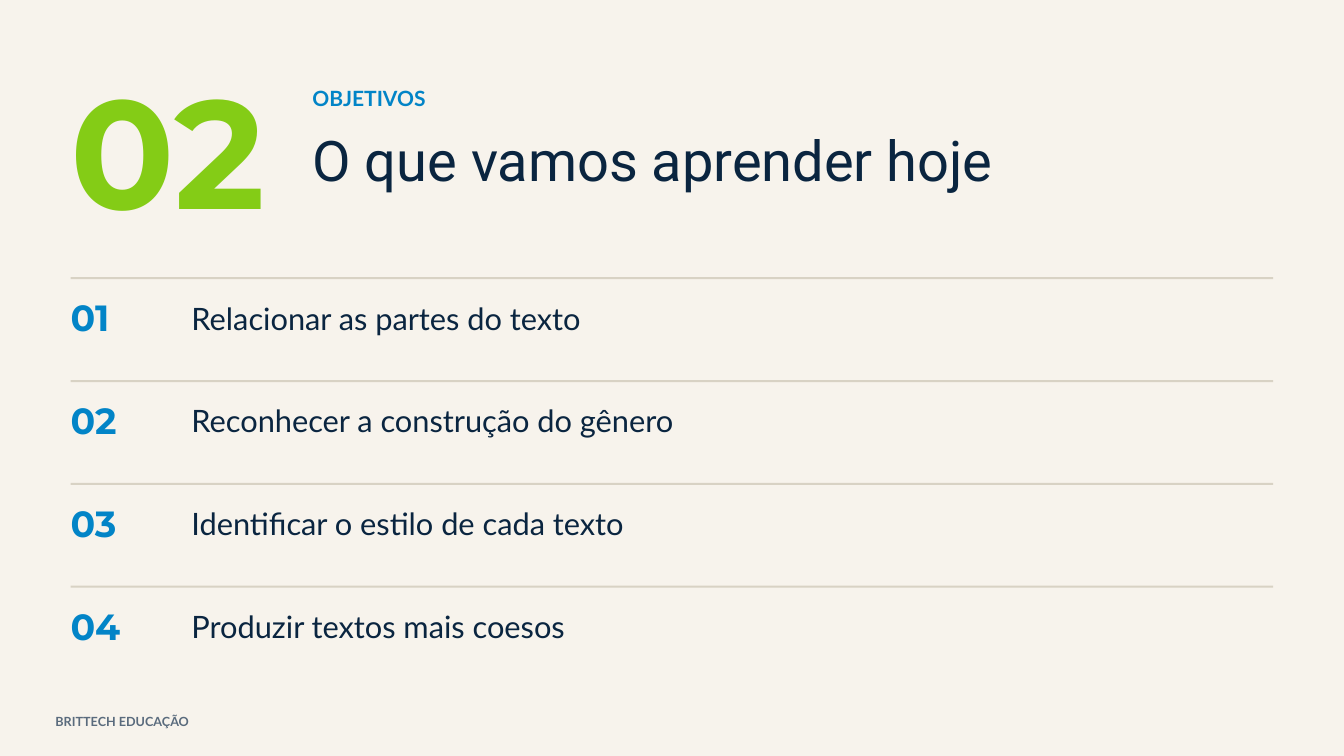
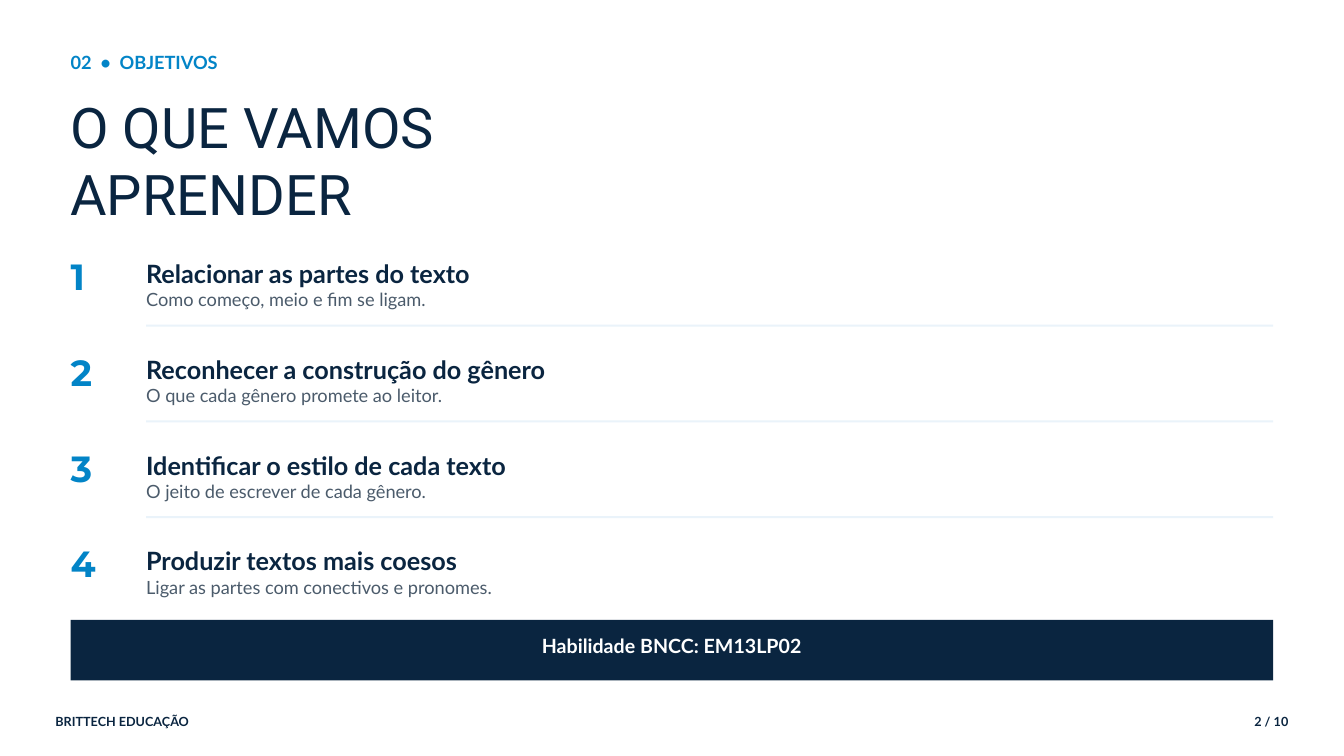
Before and after one commit to thiagollipe-web/brittech-educacao-aulas, a slide deck: slide 2 of ensino-medio/lingua-portuguesa-1serie-partes-do-texto.pptx. Drawn at 1344x756 pixels with LibreOffice and Linux fonts; fonts in the diff are those of the drawing. Boxes give left, top, right and bottom in pixels: in the first picture for what was removed or moved away, otherwise in the second. Text is boxed around its words. In the diff, an @@ line names an element or a change of style, - is before the commit and + after.

Commit message:
Biblioteca: PPTs v2 corrigidos — Ensino Médio parte 2 (16 aulas)

```diff
--- a/ensino-medio/lingua-portuguesa-1serie-partes-do-texto.pptx
+++ b/ensino-medio/lingua-portuguesa-1serie-partes-do-texto.pptx
@@ rectangle removed at bbox=[0, 0, 1344, 756] @@
@@ text at bbox=[71, 55, 218, 69]: text changed; size 110 to 13 pt; font Montserrat to Lato; text colour #84CC16 to #0284C7 @@
-02
+02 • OBJETIVOS
@@ text at bbox=[71, 107, 434, 215]: text changed @@
-O que vamos aprender hoje
+O QUE VAMOS
+APRENDER
@@ text removed at bbox=[312, 90, 425, 106] @@
-OBJETIVOS
@@ text at bbox=[71, 264, 85, 290]: text changed @@
-01
+1
@@ text at bbox=[146, 264, 469, 288]: size 22 to 18 pt, bold on in "Relacionar as partes do texto"; line spacing 1 to 1.05; less space between paragraphs @@
@@ text "Relacionar as partes do texto": place and size @@
-text "Relacionar as partes do texto" at bbox=[191, 307, 581, 336]
+text "Relacionar as partes do texto" at bbox=[146, 264, 469, 310]
@@ rectangle removed at bbox=[71, 277, 1273, 279] @@
@@ text at bbox=[146, 292, 425, 310]: paragraph added @@
+Como começo, meio e fim se ligam.
@@ rectangle: place and size @@
-rectangle at bbox=[71, 380, 1273, 382]
+rectangle at bbox=[146, 325, 1273, 327]
@@ text "Reconhecer a construção do gênero": place and size @@
-text "Reconhecer a construção do gênero" at bbox=[191, 409, 673, 438]
+text "Reconhecer a construção do gênero" at bbox=[146, 360, 545, 406]
@@ text at bbox=[71, 360, 92, 386]: text changed @@
-02
+2
@@ text at bbox=[146, 388, 442, 406]: paragraph added @@
+O que cada gênero promete ao leitor.
@@ text at bbox=[146, 360, 545, 384]: size 22 to 18 pt, bold on in "Reconhecer a construção do gênero"; line spacing 1 to 1.05; less space between paragraphs @@
@@ text "Identificar o estilo de cada ...": place and size @@
-text "Identificar o estilo de cada ..." at bbox=[191, 512, 624, 536]
+text "Identificar o estilo de cada ..." at bbox=[146, 456, 505, 502]
@@ rectangle: place and size @@
-rectangle at bbox=[71, 483, 1273, 485]
+rectangle at bbox=[146, 420, 1273, 422]
@@ text at bbox=[71, 456, 93, 483]: text changed @@
-03
+3
@@ text at bbox=[146, 456, 505, 476]: size 22 to 18 pt, bold on in "Identificar o estilo de cada texto"; line spacing 1 to 1.05; less space between paragraphs @@
@@ text at bbox=[146, 484, 426, 502]: paragraph added @@
+O jeito de escrever de cada gênero.
@@ fill #D8D2C4 to #EAF3FA in 3 elements at bbox=[146, 325, 1273, 327], bbox=[146, 420, 1273, 422], bbox=[146, 516, 1273, 518] @@
@@ rectangle: place and size @@
-rectangle at bbox=[71, 586, 1273, 588]
+rectangle at bbox=[146, 516, 1273, 518]
@@ text at bbox=[71, 551, 96, 577]: text changed @@
-04
+4
@@ text at bbox=[146, 551, 456, 571]: size 22 to 18 pt, bold on in "Produzir textos mais coesos"; line spacing 1 to 1.05; less space between paragraphs @@
@@ text "Produzir textos mais coesos": place and size @@
-text "Produzir textos mais coesos" at bbox=[191, 615, 565, 639]
+text "Produzir textos mais coesos" at bbox=[146, 551, 492, 598]
@@ text at bbox=[146, 580, 492, 598]: paragraph added @@
+Ligar as partes com conectivos e pronomes.
@@ rectangle added at bbox=[71, 620, 1273, 681], fill #0A2540 @@
@@ text added at bbox=[542, 638, 802, 653], 14 pt, text #FFFFFF, bold @@
+Habilidade BNCC: EM13LP02
@@ text "BRITTECH EDUCAÇÃO" at bbox=[55, 716, 189, 729]: text colour #5A6B7D to #0A2540; line spacing 1 to 1.05; less space between paragraphs @@
@@ text added at bbox=[1254, 716, 1289, 726], 9 pt, text #0A2540, bold @@
+2 / 10
```
Also in this commit, not shown: 2 other slides changed, 7 slides added, 5 slides removed, 4 other files.
